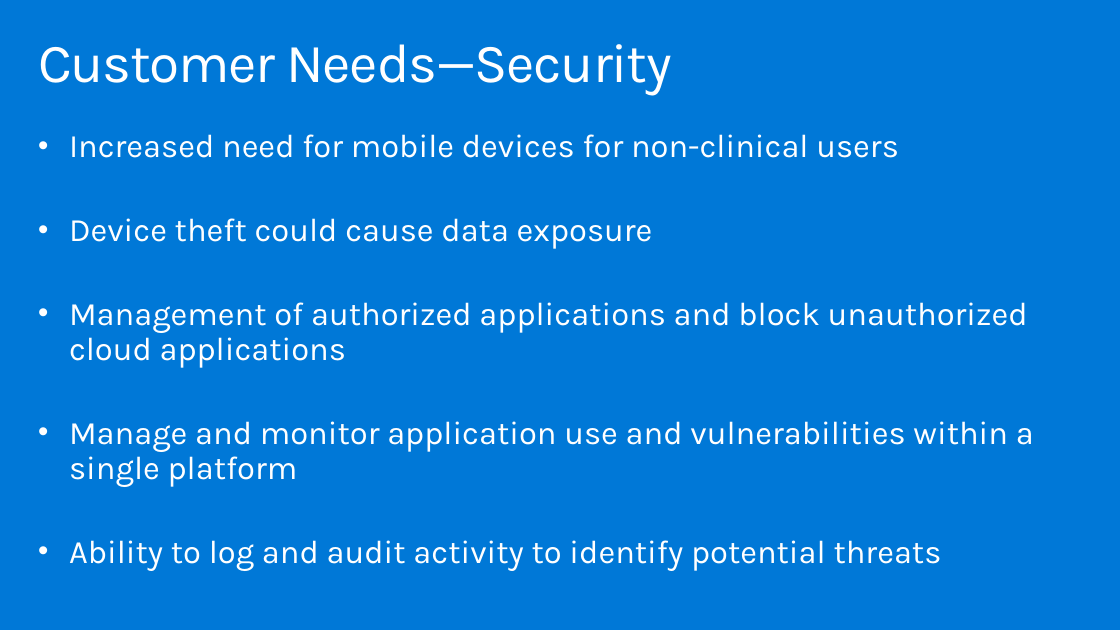
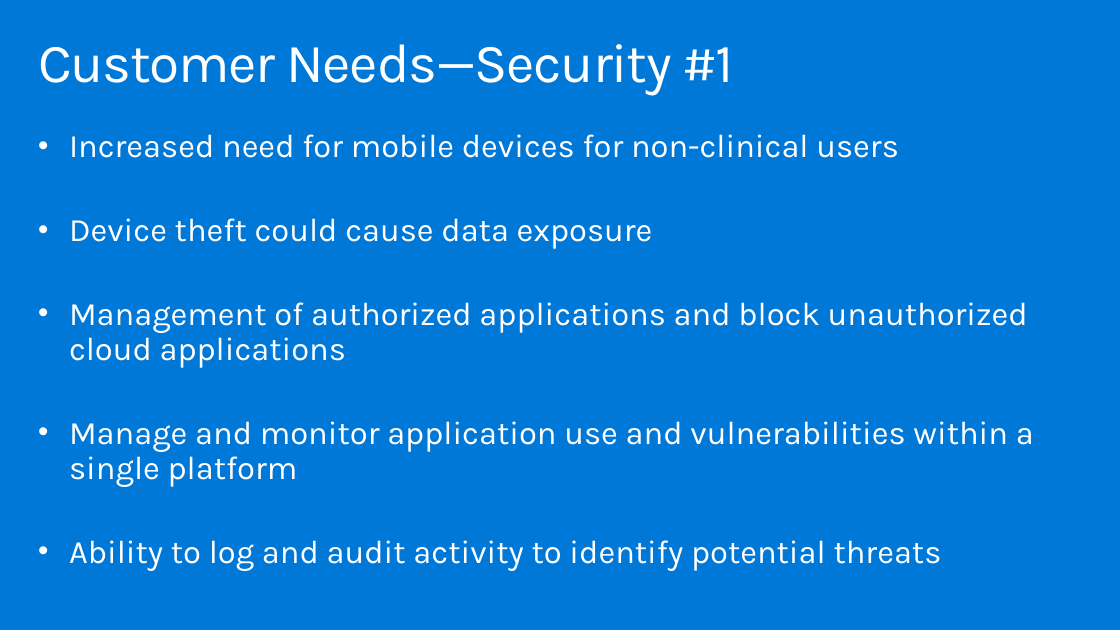
Before and after one commit to dwnatwick/MCW-Windows-Virtual-Desktop, a slide deck: slide 7 of Whiteboard-design-session/WDS trainer presentation - Windows Virtual Desktop.pptx. Drawn at 1120x630 pixels with LibreOffice and Linux fonts; fonts in the diff are those of the drawing. Boxes give left, top, right and bottom in pixels: in the first picture for what was removed or moved away, otherwise in the second. Text is boxed around its words. In the diff, an @@ line names an element or a change of style, - is before the commit and + after.

```diff
--- a/Whiteboard-design-session/WDS trainer presentation - Windows Virtual Desktop.pptx
+++ b/Whiteboard-design-session/WDS trainer presentation - Windows Virtual Desktop.pptx
@@ title at box(38, 44, 734, 96): text changed @@
-Customer Needs—Security
+Customer Needs—Security #1
```
Also in this commit, not shown: 16 other slides changed.
